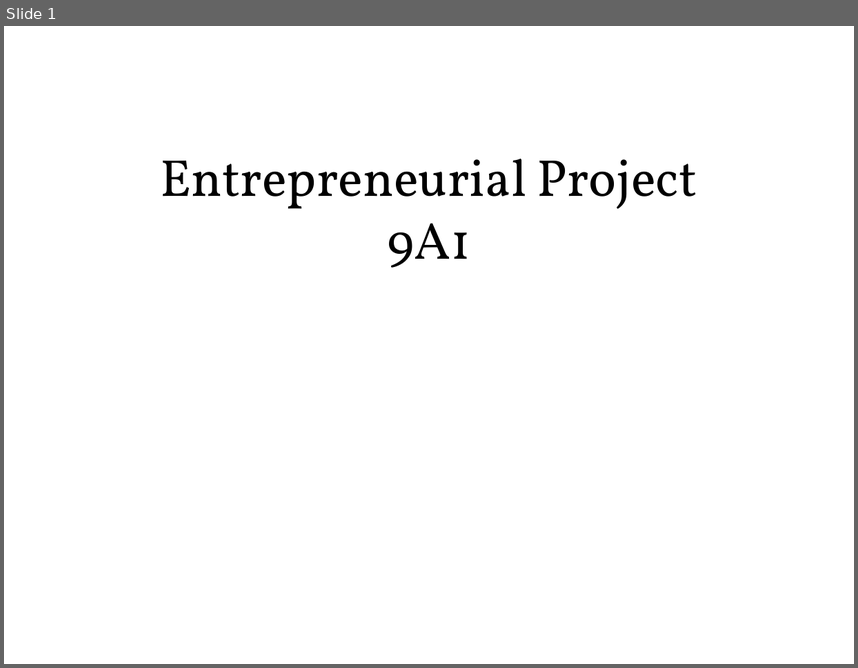
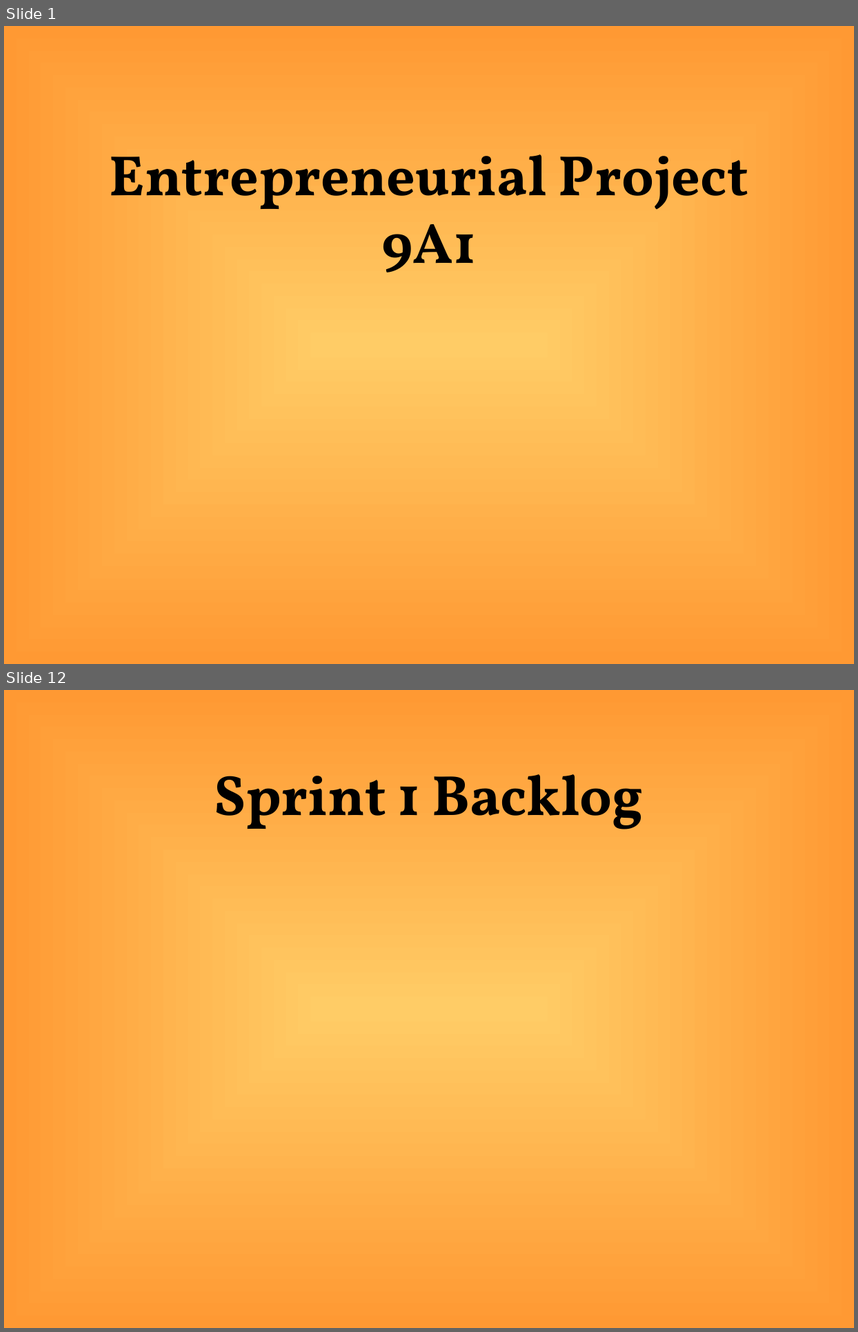
Before and after one commit to jliem/ninea1, a slide deck: doc/s1/Presentation-SeniorDesign.ppt. Shown one above the other, each under a label of ours: slide 1 before the commit, slides 1 and 12 after it; the slides between them are not shown. The pictures are 858x668 and 858x1332 pixels, drawn with LibreOffice and Linux fonts; fonts in the diff are those of the drawing. Boxes give left, top, right and bottom in pixels: in the first picture for what was removed or moved away, otherwise in the second. Text is boxed around its words. In the diff, an @@ line names an element or a change of style, - is before the commit and + after.

```diff
--- a/doc/s1/Presentation-SeniorDesign.ppt
+++ b/doc/s1/Presentation-SeniorDesign.ppt
@@ slide 12 added at box(4, 690, 854, 1328), background gradient #FFCC66 to #FF9933 @@
@@ title added at box(214, 774, 644, 829), 48 pt, text #000000, bold @@
+Sprint 1 Backlog
@@ slide 1 changed as well @@
@@ background #FFFFFF to gradient #FFCC66 to #FF9933 @@
@@ title "Entrepreneurial Project 9A1" at box(110, 154, 749, 272): size 44 to 48 pt, bold on @@
```
Also in this commit, not shown: 12 other slides added.
